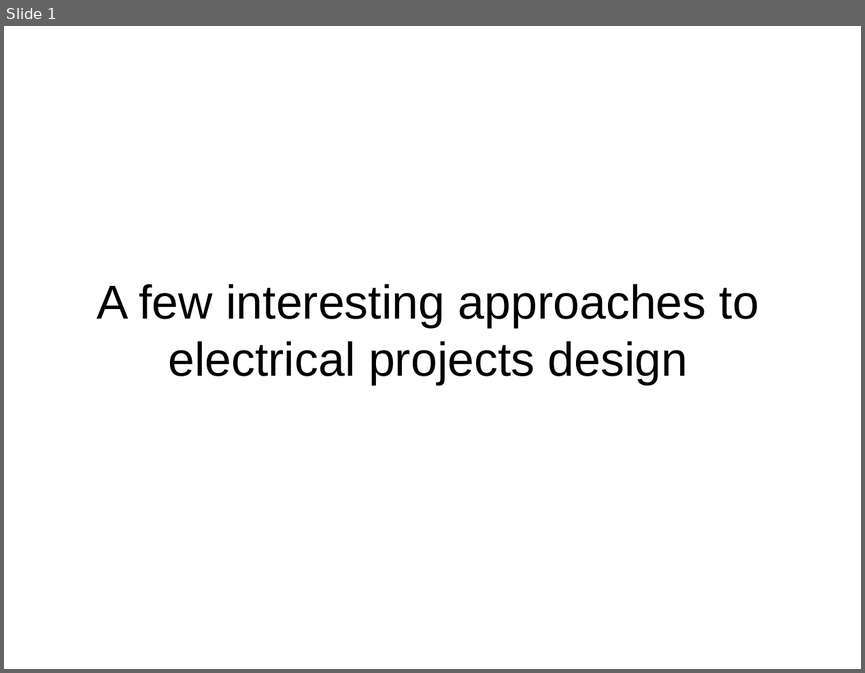
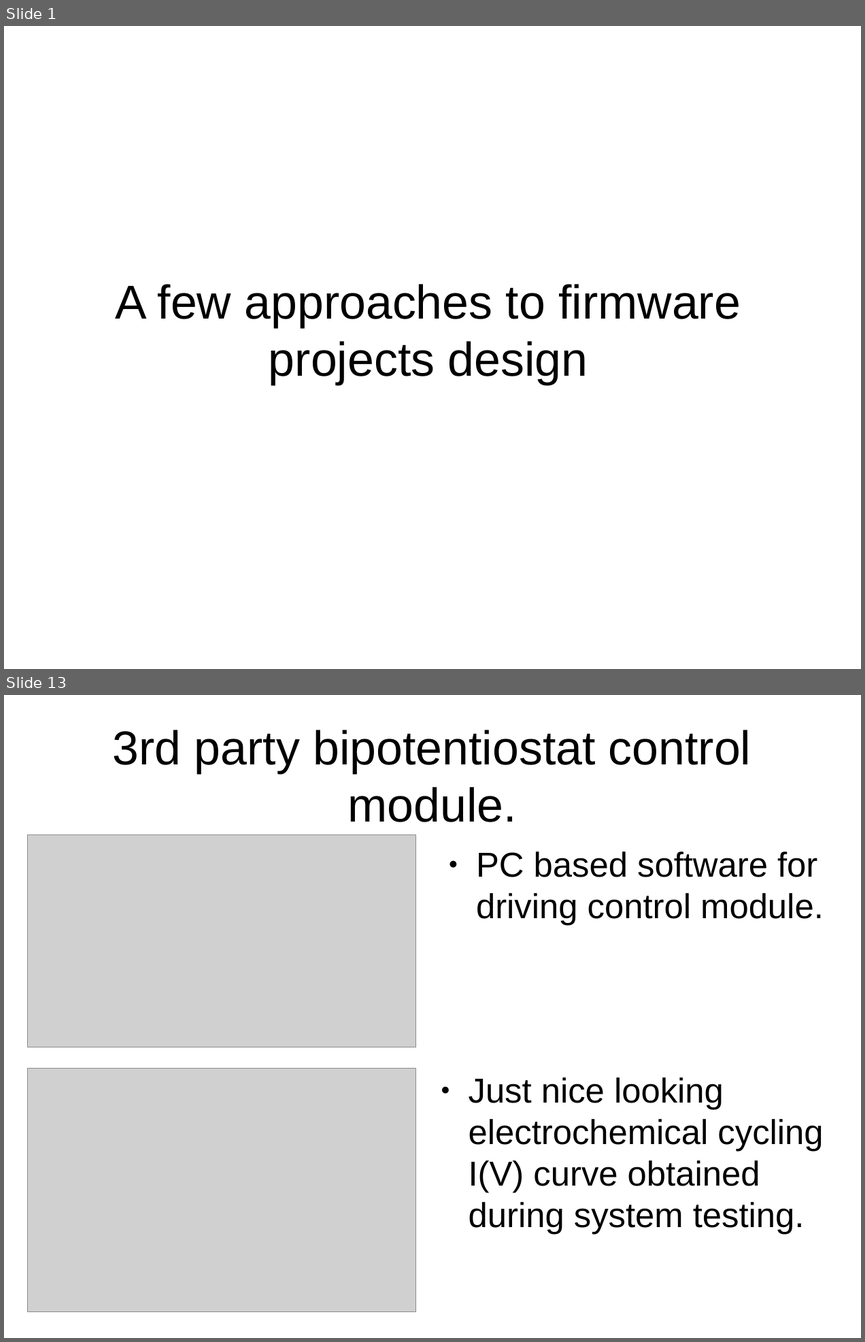
Before and after one commit to z80/mapper, a slide deck: docs/pres/pres.odp. Shown one above the other, each under a label of ours: slide 1 before the commit, slides 1 and 13 after it; the slides between them are not shown. The pictures are 865x673 and 865x1342 pixels, drawn with LibreOffice and Linux fonts; fonts in the diff are those of the drawing; grey boxes stand for pictures. Boxes give left, top, right and bottom in pixels: in the first picture for what was removed or moved away, otherwise in the second. Text is boxed around its words. In the diff, an @@ line names an element or a change of style, - is before the commit and + after.

```diff
--- a/docs/pres/pres.odp
+++ b/docs/pres/pres.odp
@@ slide 13 added at (4, 695, 861, 1338), background #FFFFFF @@
@@ title added at (113, 730, 751, 822), 44 pt, text #000000 @@
+3rd party bipotentiostat control module.
@@ picture added at (27, 835, 416, 1047) @@
@@ text added at (476, 851, 823, 926), 32 pt, text #000000 @@
+● PC based software for driving control module.
@@ picture added at (27, 1068, 416, 1312) @@
@@ text added at (468, 1077, 823, 1234), 32 pt, text #000000 @@
+● Just nice looking electrochemical cycling I(V) curve obtained during system testing.
@@ slide 1 changed as well @@
@@ title at (116, 284, 740, 384): text changed @@
-A few interesting approaches to electrical projects design
+A few approaches to firmware projects design
```
Also in this commit, not shown: 1 other slide changed, 10 other slides added, 4 other files.
